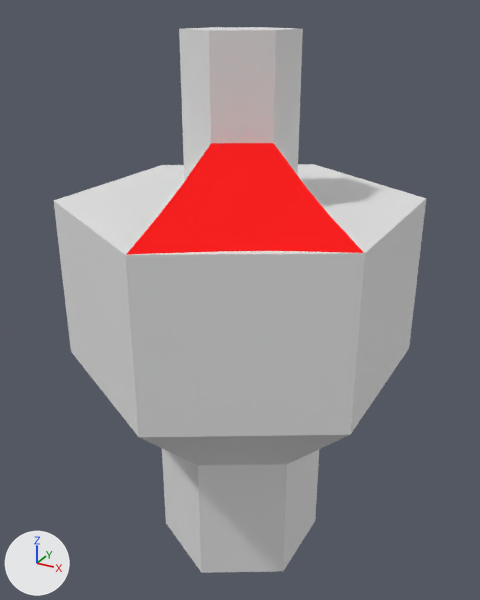
The FBX model HiveHub.fbx: old version first, new version second.
Both versions are drawn from a camera (50 mm lens) standing at (33.6, -61.2, 33.0) and looking at (-0.4, 0.5, 2.1). Lighting does not change. The marker at lower left points along +X, +Y and +Z. Objects named as collision shapes, trigger or cutter boxes, shadow casters or lower levels of detail are left out. Where no turn or scale is listed for an object, it has been applied to the vertices.

The first picture shows 'fabric', 'main body', 'top_tower'.
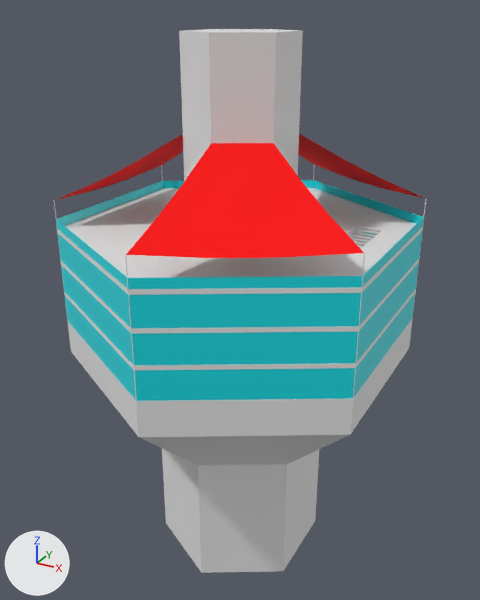
Edits to the bpy script that builds the scene:
```text
Change me_cylinder:
    used by ob_main_body; location = (0.0, 0.0, 0.0)
    remove me_cylinder.from_pydata(...)  # 24 vertices, 20 faces; spans x -17.3..17.3, y -20.0..20.0, z -30.0..14.2
    add me_cylinder.from_pydata(...)  # 419 vertices, 286 faces; spans x -17.3..17.3, y -20.0..20.0, z -30.0..14.2
    me_cylinder part 3: 395 vertices added at x -17.3..17.3, y -20.0..20.0, z 0.0..14.2
Change me_cylinder_006:
    where me_cylinder_006.from_pydata(...)  # 49 vertices, 36 faces; spans x 0.0..17.2, y -19.9..-3.0, z 13.8..21.1
    used by ob_fabric; location = (0.0, 0.0, 0.0)
    me_cylinder_006 part 1: the loose piece of 49 vertices spanning x 0.0..17.2, y -19.9..-3.0, z 13.8..21.1 is copied, and the copy is turned 120 degrees about the z axis through the mesh origin; it spans x 0.0..17.2, y 3.0..19.9, z 13.8..21.1
    me_cylinder_006 part 2: the loose piece of 49 vertices spanning x 0.0..17.2, y -19.9..-3.0, z 13.8..21.1 is copied, and the copy is turned -120 degrees about the z axis through the mesh origin; it spans x -17.3..-5.2, y -10.0..10.0, z 13.8..21.1
```

What differs and where, as boxes (x1, y1, x2, y2) in the pictures (480 x 600 px):
'main body', reshaped: before (54, 164, 426, 573); after (54, 165, 426, 573)
'fabric', reshaped (55% wider, 11% taller): before (126, 143, 364, 255); after (57, 134, 426, 258)
part 1 of me_cylinder_006, added (red): after (298, 134, 426, 199)
part 2 of me_cylinder_006, added (red): after (57, 134, 183, 200)
part 3 of me_cylinder, added: after (54, 165, 426, 437)
'windows', unchanged, uncovered by the edit: after (56, 180, 424, 401)
